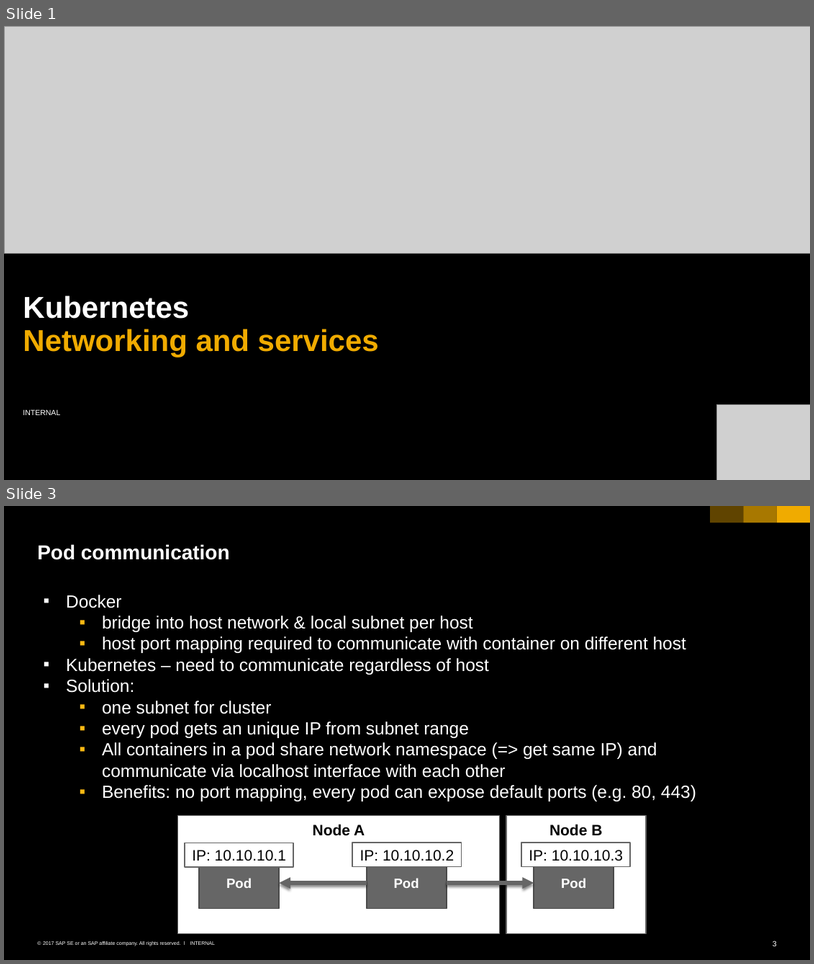
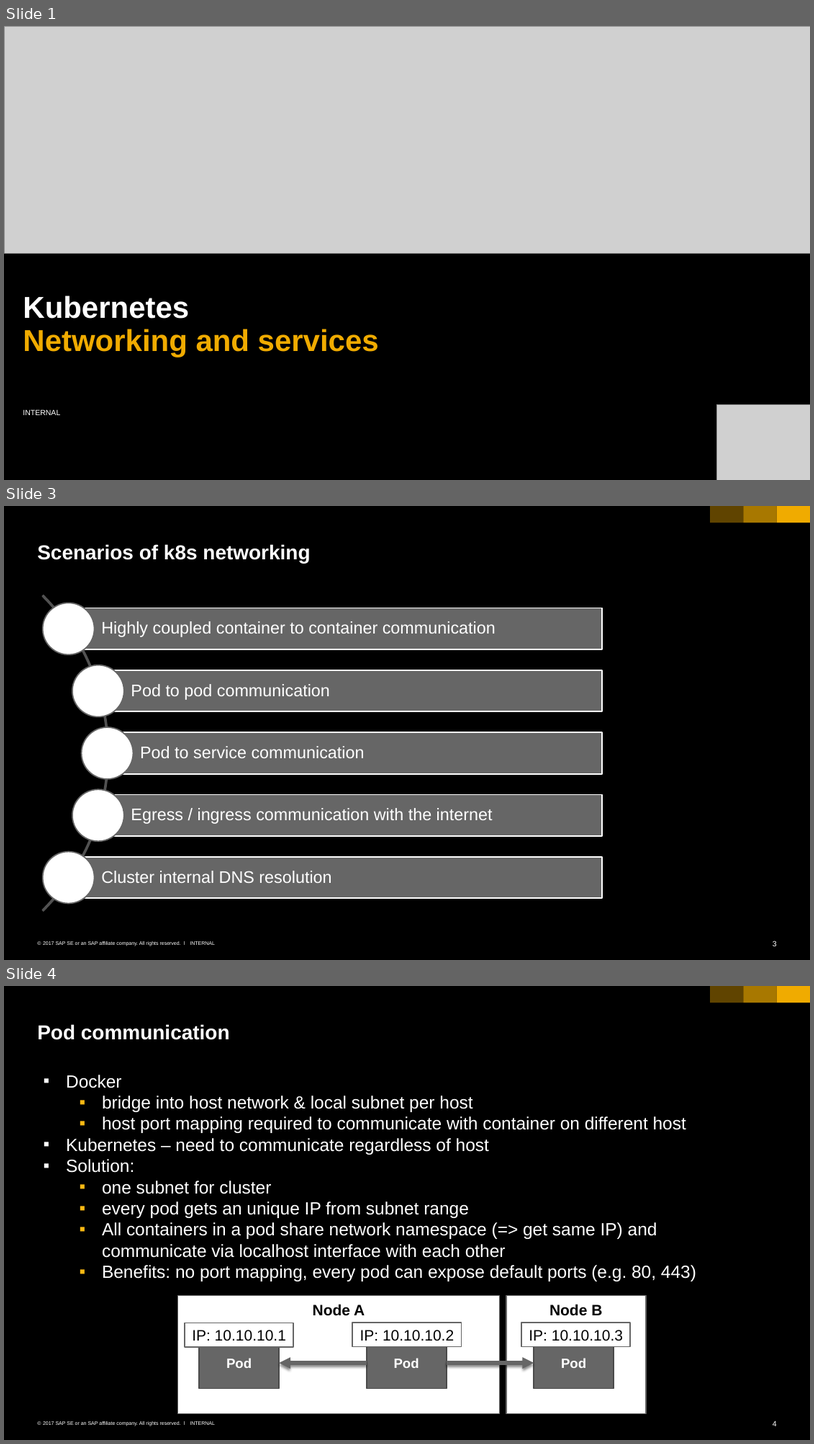
Before and after one commit to cuijiyao01/docker-k8s-training, a slide deck: kubernetes/04_networking_services.pptx. Shown one above the other, each under a label of ours: slides 1 and 3 before the commit, slides 1, 3 and 4 after it; the slides between them are not shown. The pictures are 814x964 and 814x1444 pixels, drawn with LibreOffice and Linux fonts; fonts in the diff are those of the drawing; grey boxes stand for pictures; background and template pictures are left out. Boxes give left, top, right and bottom in pixels: in the first picture for what was removed or moved away, otherwise in the second. Text is boxed around its words. In the diff, an @@ line names an element or a change of style, - is before the commit and + after.

Commit message:
reworked networking objectives & scenarios

```diff
--- a/kubernetes/04_networking_services.pptx
+++ b/kubernetes/04_networking_services.pptx
@@ slide 3 added at [4, 506, 810, 960], background #000000; not listed: 6 template elements that a slide beside it also shows @@
@@ title added at [37, 544, 310, 563], 24 pt, text #FFFFFF, bold @@
+Scenarios of k8s networking
@@ group added at [4, 530, 602, 960]: 5 rectangles, 5 texts, 5 ellipses, 1 arch (boxed as its full ring) @@
+Highly coupled container to container communication
+Pod to pod communication
+Pod to service communication
+Egress / ingress communication with the internet
+Cluster internal DNS resolution
@@ what was slide 3 is now slide 4 @@
@@ page number at [773, 1420, 777, 1426]: text changed @@
-3
+4
```
Also in this commit, not shown: 2 slides changed, 1 other slide added, 1 slide removed.
